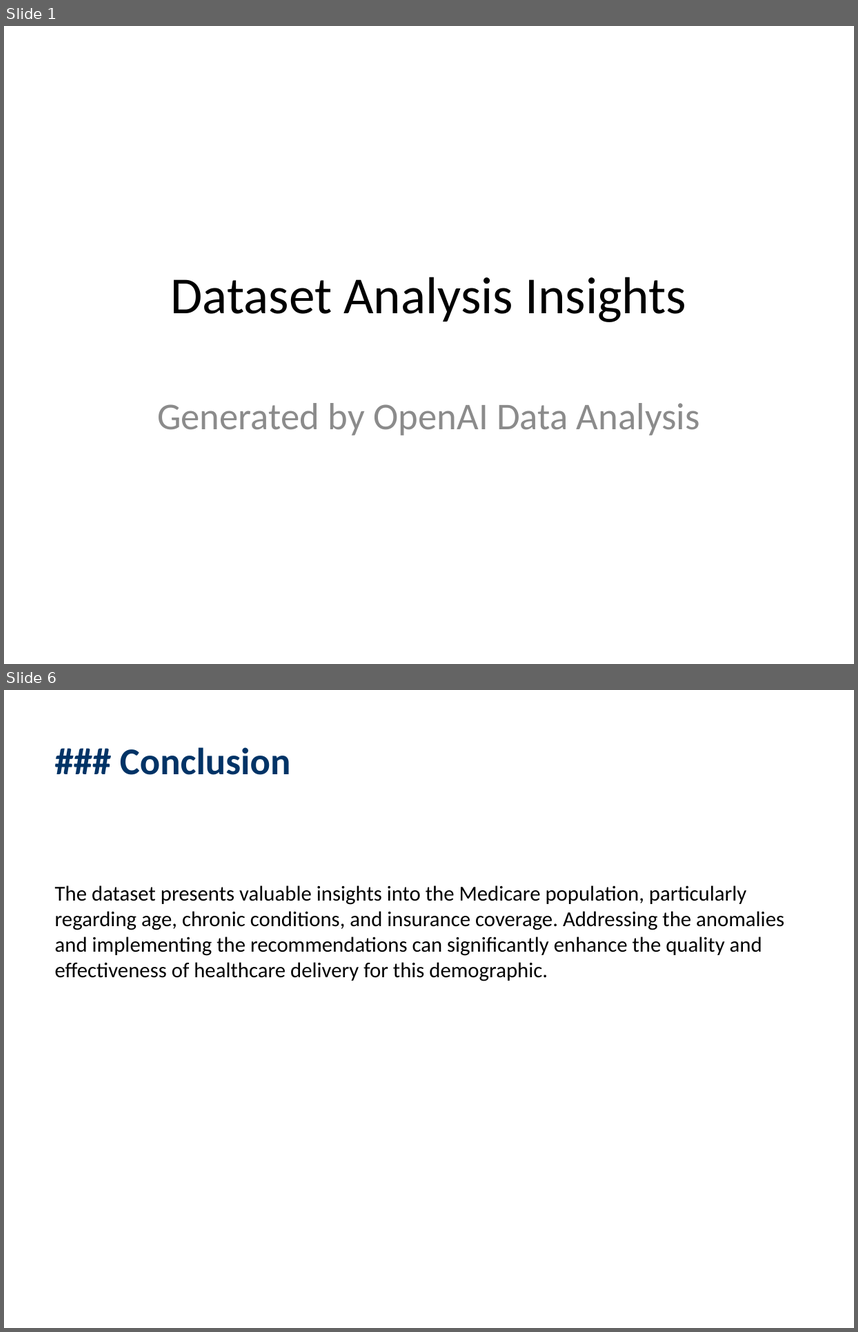
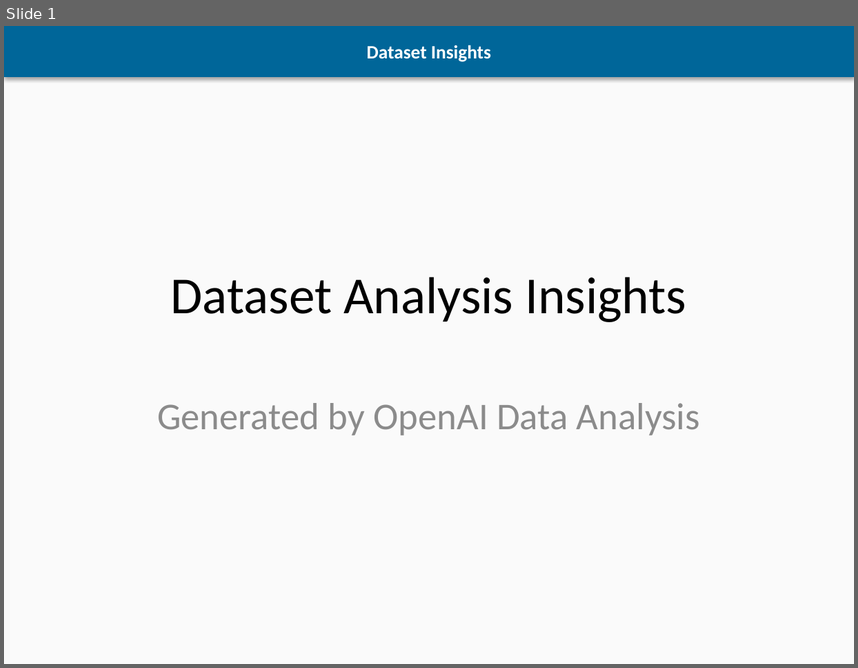
Before and after one commit to jyoung10078/elijah, a slide deck: testing/dataset_insights.pptx. Shown one above the other, each under a label of ours: slides 1 and 6 before the commit, slide 1 after it; the slides between them are not shown. The pictures are 858x1332 and 858x668 pixels, drawn with LibreOffice and Linux fonts; fonts in the diff are those of the drawing. Boxes give left, top, right and bottom in pixels: in the first picture for what was removed or moved away, otherwise in the second. Text is boxed around its words. In the diff, an @@ line names an element or a change of style, - is before the commit and + after.

```diff
--- a/testing/dataset_insights.pptx
+++ b/testing/dataset_insights.pptx
@@ slide 6 removed at [4, 690, 854, 1328], background #FFFFFF @@
@@ text removed at [120, 747, 291, 775] @@
-### Conclusion
@@ text removed at [55, 885, 784, 981] @@
-The dataset presents valuable insights into the Medicare population, particularly regarding age, chronic conditions, and insurance coverage. Addressing the anomalies and implementing the recommendations can significantly enhance the quality and effectiveness of healthcare delivery for this demographic.
@@ slide 1 changed as well @@
@@ background #FFFFFF to #FAFAFA @@
@@ rectangle added at [4, 26, 854, 77], fill #006699, 16 pt, text #FFFFFF, bold @@
+Dataset Insights
```
Also in this commit, not shown: 4 slides added, 4 other slides removed, 2 other files.
